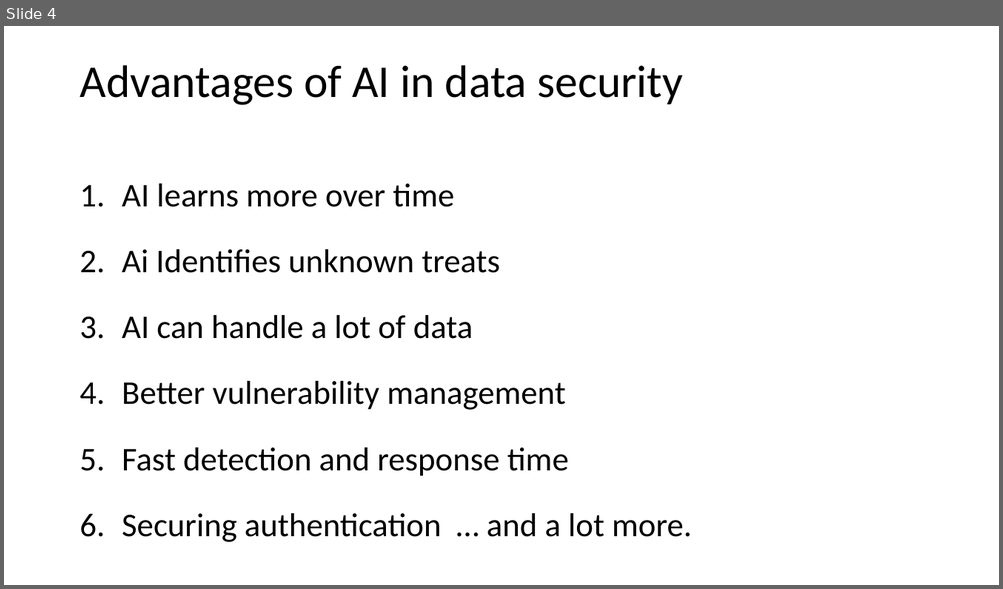
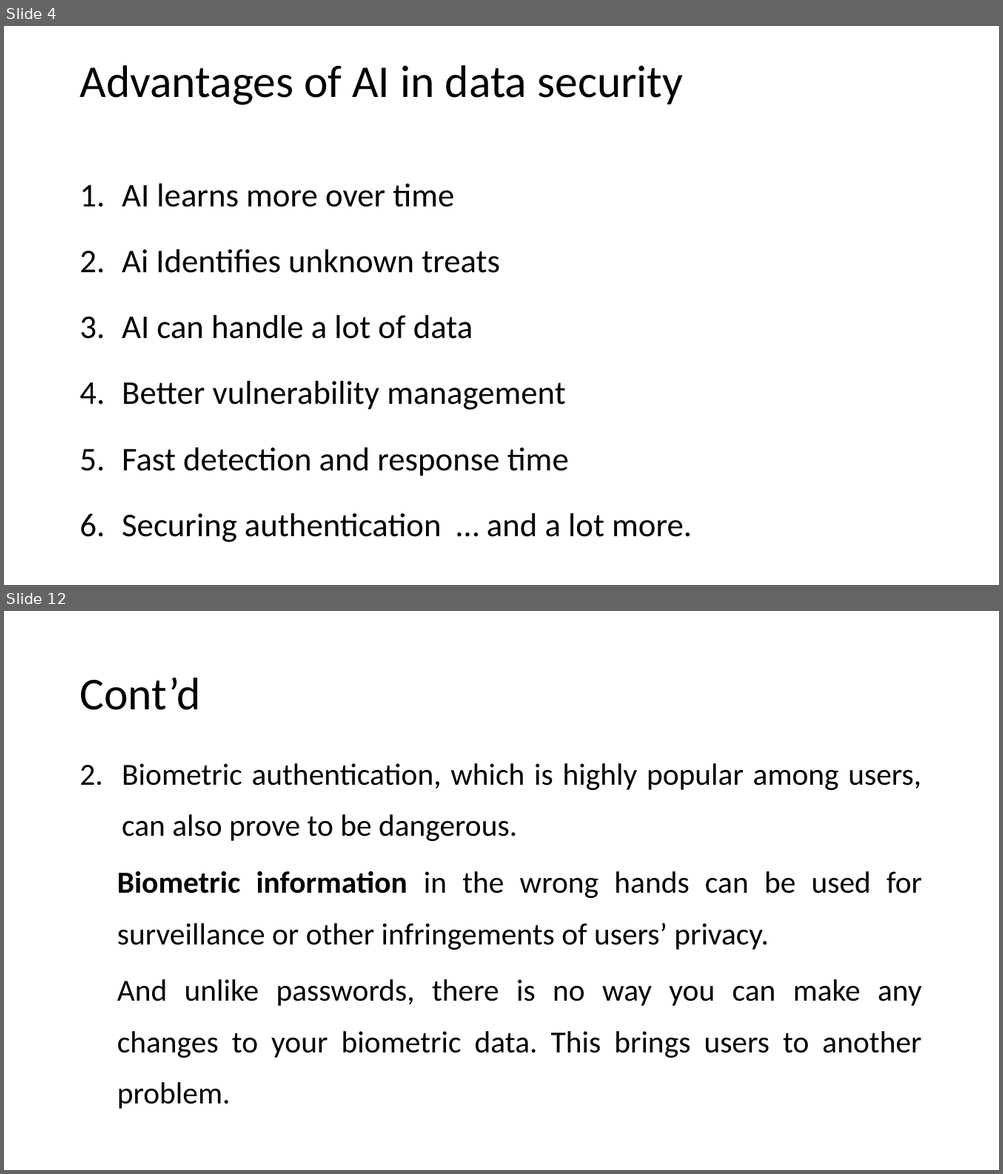
Before and after one commit to hshehabu/AI-in-data-security, a slide deck: Application of AI in Data Security.pptx. Shown one above the other, each under a label of ours: slide 4 before the commit, slides 4 and 12 after it; the slides between them are not shown. The pictures are 1003x589 and 1003x1174 pixels, drawn with LibreOffice and Linux fonts; fonts in the diff are those of the drawing. Boxes give left, top, right and bottom in pixels: in the first picture for what was removed or moved away, otherwise in the second. Text is boxed around its words. In the diff, an @@ line names an element or a change of style, - is before the commit and + after.

Commit message:
ai in data security

```diff
--- a/Application of AI in Data Security.pptx
+++ b/Application of AI in Data Security.pptx
@@ slide 12 added at bbox=[4, 611, 999, 1170], background #FFFFFF @@
@@ title added at bbox=[79, 678, 200, 710], 44 pt, text #000000 @@
+Cont’d
@@ text added at bbox=[117, 763, 922, 1109], 29.6 pt, text #000000 @@
+2. Biometric authentication, which is highly popular among users, can also prove to be dangerous.
+  Biometric information in the wrong hands can be used for surveillance or other infringements of users’ privacy.
+  And unlike passwords, there is no way you can make any changes to your biometric data. This brings users to another problem.
```
Also in this commit, not shown: 3 slides changed, 16 other slides added, 1 other file.
